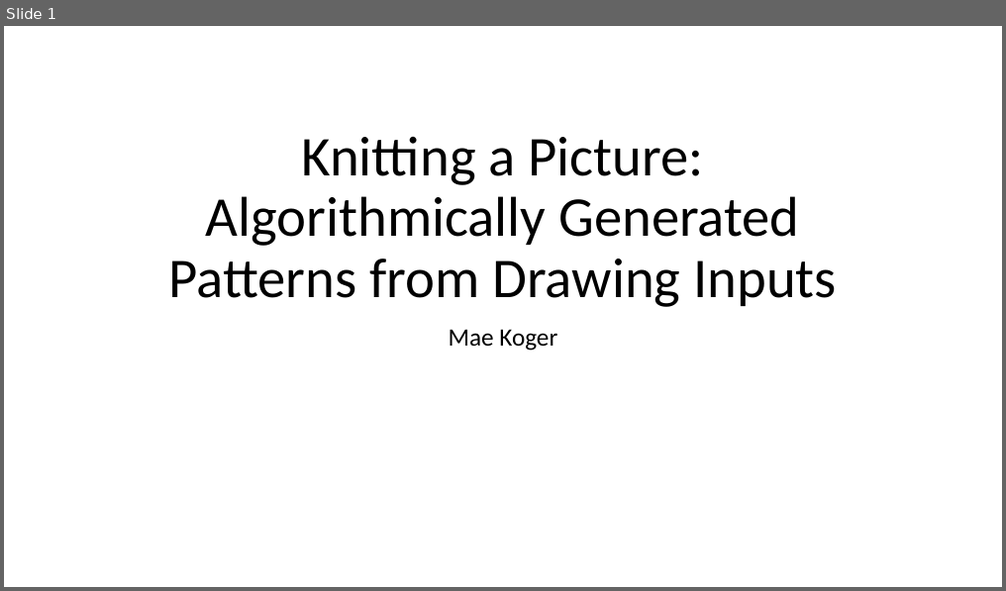
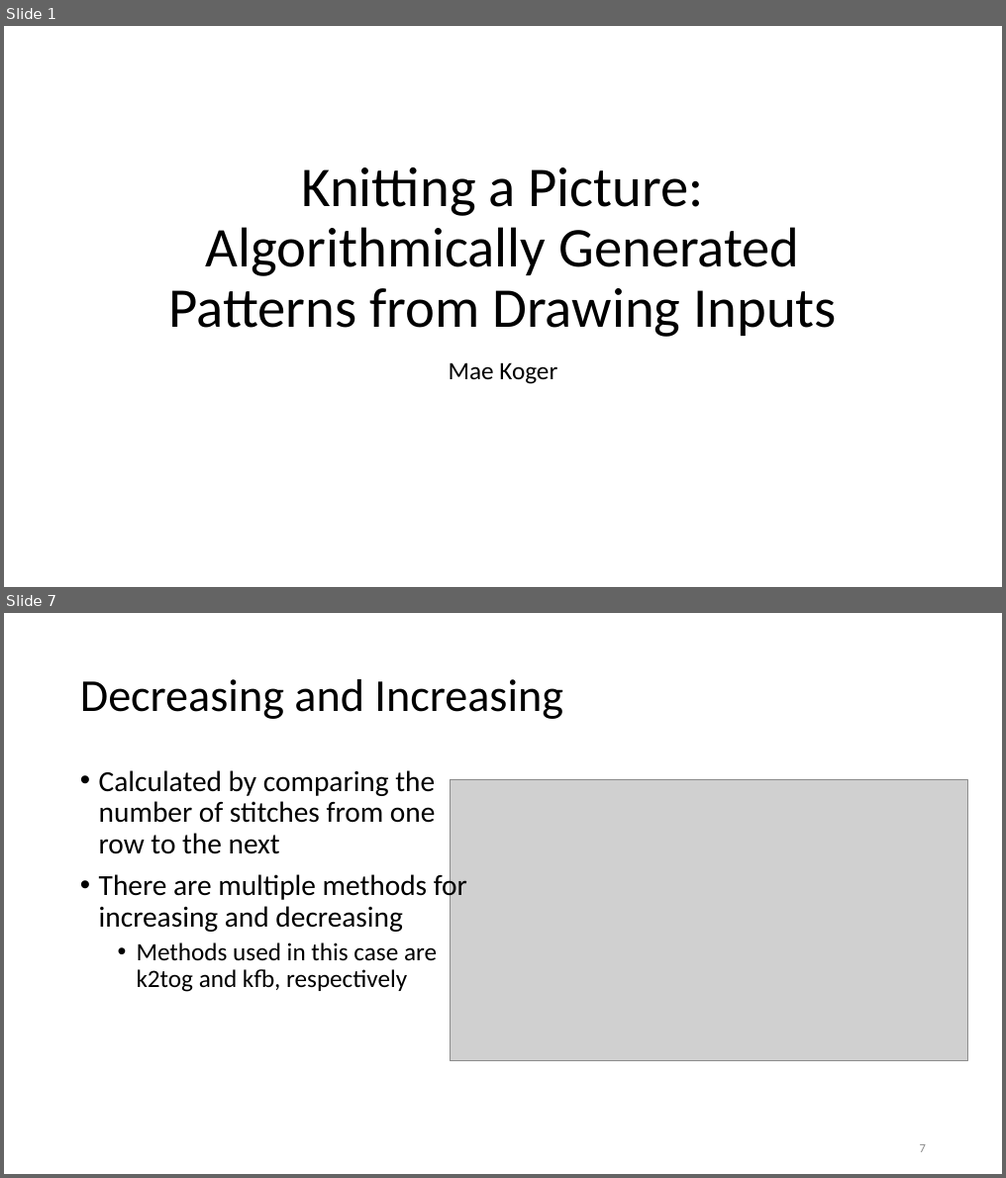
Before and after one commit to mkoger24/cs200finalproject, a slide deck: PresentationKnittingAlgorithm.pptx. Shown one above the other, each under a label of ours: slide 1 before the commit, slides 1 and 7 after it; the slides between them are not shown. The pictures are 1006x591 and 1006x1178 pixels, drawn with LibreOffice and Linux fonts; fonts in the diff are those of the drawing; grey boxes stand for pictures. Boxes give left, top, right and bottom in pixels: in the first picture for what was removed or moved away, otherwise in the second. Text is boxed around its words. In the diff, an @@ line names an element or a change of style, - is before the commit and + after.

```diff
--- a/PresentationKnittingAlgorithm.pptx
+++ b/PresentationKnittingAlgorithm.pptx
@@ slide 7 added at bbox=[4, 613, 1002, 1174], background #FFFFFF @@
@@ title added at bbox=[80, 679, 563, 719], 44 pt, text #000000 @@
+Decreasing and Increasing
@@ text added at bbox=[99, 770, 467, 992], 28 pt, text #000000 @@
+• Calculated by comparing the number of stitches from one row to the next
+• There are multiple methods for increasing and decreasing
+  • Methods used in this case are k2tog and kfb, respectively
@@ picture added at bbox=[450, 779, 968, 1061] @@
@@ page number added at bbox=[920, 1145, 926, 1153], 12 pt, text #8C8C8C @@
+7
@@ slide 1 changed as well @@
@@ title "Knitting a Picture: Algorithmically Generated ...": place and size @@
-title "Knitting a Picture: Algorithmically Generated ..." at bbox=[169, 137, 837, 307]
+title "Knitting a Picture: Algorithmically Generated ..." at bbox=[169, 168, 837, 337]
@@ subtitle "Mae Koger": place and size @@
-subtitle "Mae Koger" at bbox=[449, 329, 557, 351]
+subtitle "Mae Koger" at bbox=[449, 363, 557, 384]
```
Also in this commit, not shown: 10 other slides added, 2 other files.
